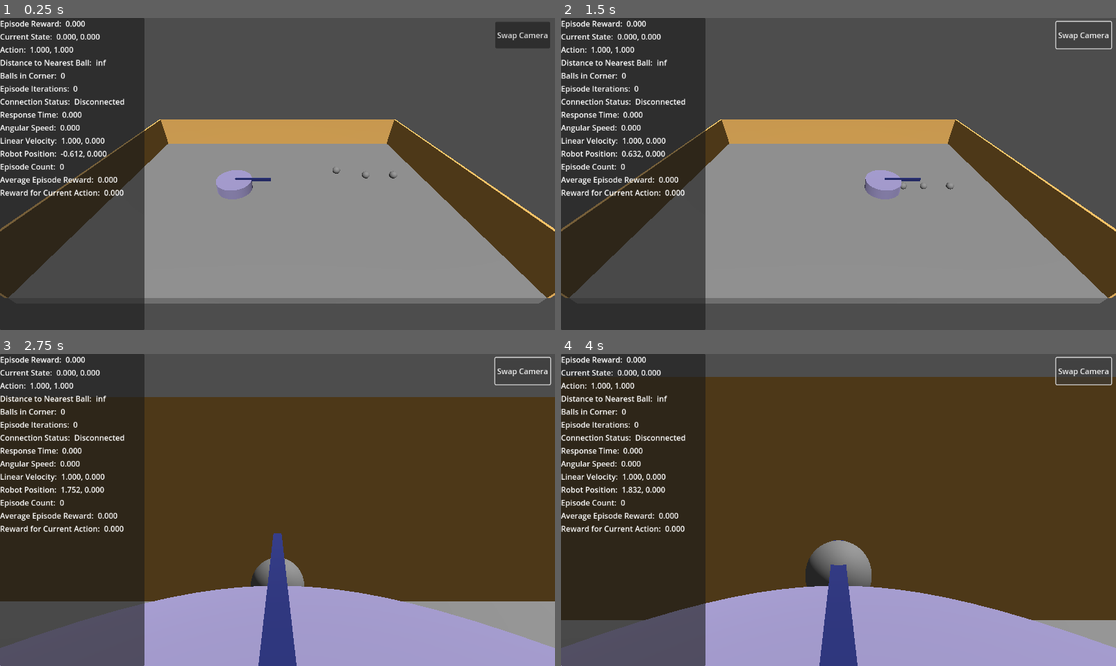
Above: before the commit, frames 1-4 (two rows, left to right).
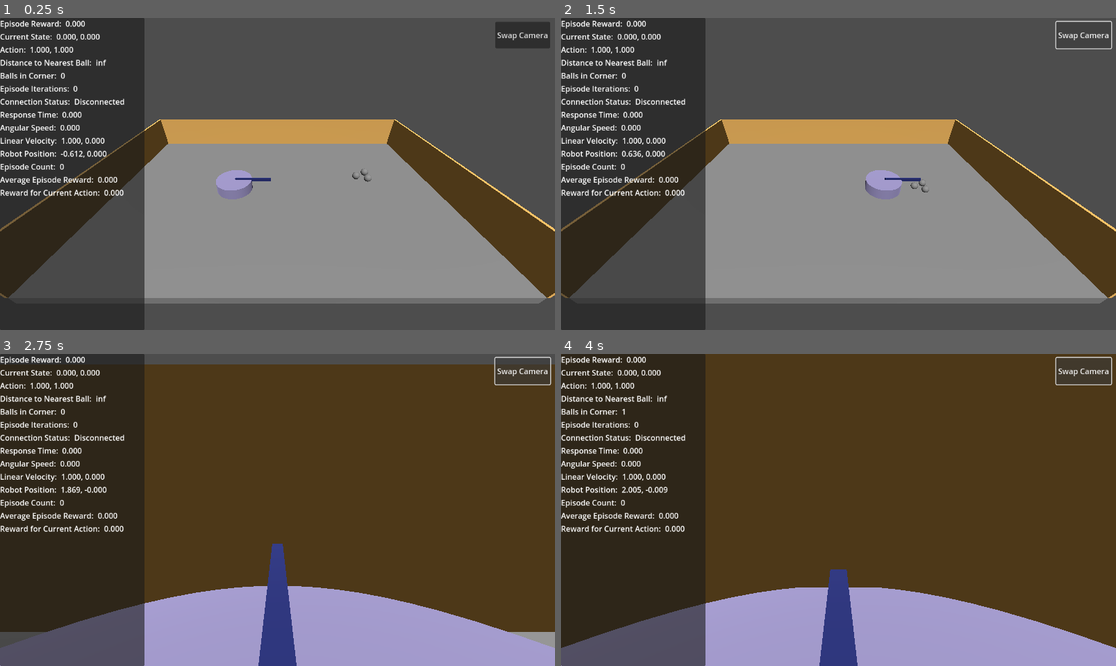
Above: after the commit, the same moments.

Repository: Jobbet789/LeaphyAI
Game: Godot game, scene res://node_3d.tscn
Same seed, same stepped clock (60 frames per second), same inputs: the game is played once before the commit and once after it.
Inputs:
- Up to frame 1 (0.25 s): no input
- Up to frame 2 (1.5 s): click "Swap Camera" at 0.5 s; click "Swap Camera" at 1.25 s
- Up to frame 3 (2.75 s): click "Swap Camera" at 2 s
- Up to frame 4 (4 s): no input

The runs differ from the first frame. In frame 1, less than 0.1% of the frame differs, in the area x 59-72%, y 47-53%; in frame 2, less than 0.1%; in frame 3, 11%, in the area x 0-100%, y 3-90%; in frame 4, 7.5%.

Commit message:
Made infinite learning and added a random position at each episode

Diff:
--- a/leaphyrobot/node_3d.tscn
+++ b/leaphyrobot/node_3d.tscn
@@ -58,13 +58,13 @@
 transform = Transform3D(1, 0, 0, 0, 0.477036, 0.878884, 0, -0.878884, 0.477036, 0, 14.9813, 29.629)
 
 [node name="Ball2" parent="." groups=["balls"] instance=ExtResource("3_f8kbe")]
-transform = Transform3D(1, 0, 0, 0, 1, 0, 0, 0, 1, 1.60312, 0.56472, 0)
+transform = Transform3D(1, 0, 0, 0, 1, 0, 0, 0, 1, 1.22996, 0.56472, -0.072604)
 
 [node name="Ball3" parent="." groups=["balls"] instance=ExtResource("3_f8kbe")]
-transform = Transform3D(1, 0, 0, 0, 1, 0, 0, 0, 1, 1.22279, 0.56472, 0)
+transform = Transform3D(1, 0, 0, 0, 1, 0, 0, 0, 1, 1.22279, 0.56472, 0.0773523)
 
 [node name="Ball1" parent="." groups=["balls"] instance=ExtResource("3_f8kbe")]
-transform = Transform3D(1, 0, 0, 0, 1, 0, 0, 0, 1, 0.801559, 0.64296, 0)
+transform = Transform3D(1, 0, 0, 0, 1, 0, 0, 0, 1, 1.091, 0.551597, 0)
 
 [node name="Hall" type="Node3D" parent="."]
 metadata/_edit_group_ = true
--- a/leaphyrobot/robot.gd
+++ b/leaphyrobot/robot.gd
@@ -261,6 +261,16 @@
 		ball.linear_velocity = Vector3(0, 0, 0)
 		count += 1
 
-	global_position = robotLoc
-
-	rotation.y = 0
+	global_position = get_random_loc(robotLoc)
+
+	# rotation.y = 0
+	rotation.y = randf_range(-PI / 4, PI / 4)
+
+
+func get_random_loc(original_loc):
+	# get the current location, and add a random value to it +/- 0.75 for z and +/- 0.25 for x
+	var x = original_loc.x + randf_range(-0.25, 0.25)
+	var z = original_loc.z + randf_range(-0.75, 0.75)
+	var y = original_loc.y
+
+	return Vector3(x, y, z)
Not shown, changed: actor_model.pth
Not shown, changed: critic_model.pth
Not shown, changed: main.py
